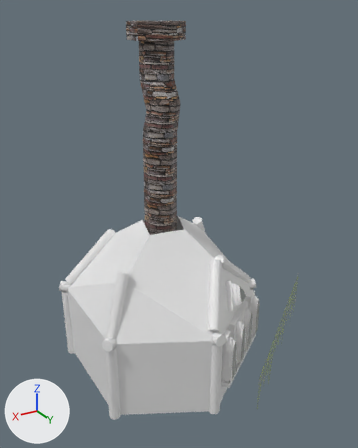
Two versions of the FBX model Assets/models/room.fbx, one commit apart.
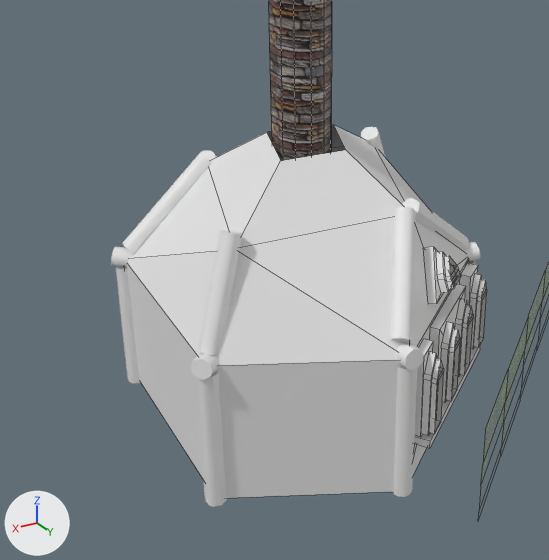
Each version is shown whole from a camera (50 mm lens) standing at (54.4, 102.7, 87.6) and looking at (-2.8, 7.4, 39.9), then close up on the part from 0% to 82% of the width and 33% to 100% of the height. Every picture has the same lights, and +X, +Y and +Z are marked at lower left. The close-ups show mesh edges as thin lines. Where no turn or scale is listed for an object, it has been applied to the vertices. Vertices at the same position are counted once.
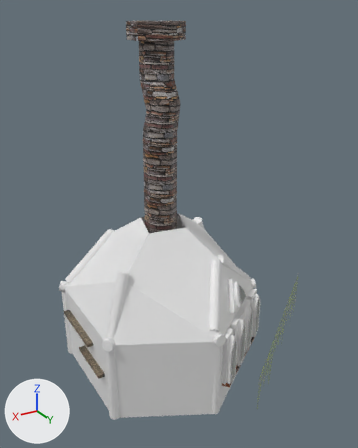
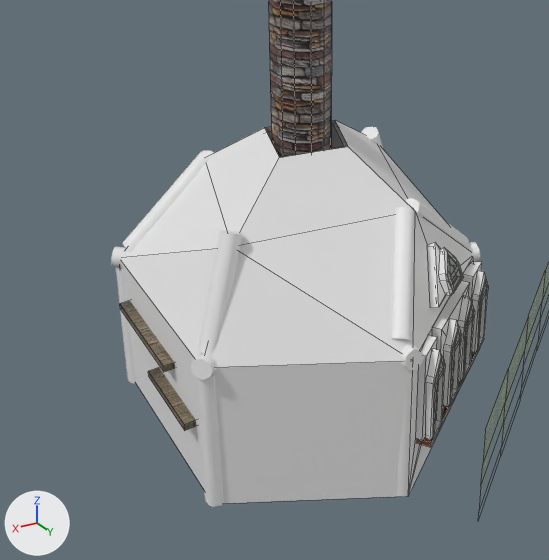
Boxes (x1, y1, x2, y2) around the edits, measured in the close-ups (549 x 560 px):
'Plane', reshaped
    before: (124, 125, 487, 498)
    after: (120, 120, 488, 503)
'Cube.002', added (brown)
    after: (120, 301, 175, 372)
'Cube.003', added (brown)
    after: (148, 368, 196, 430)
'Cube', recoloured
    both: (414, 345, 480, 448)
part 1 of me_plane, added
    after: (120, 120, 488, 503)

The change, as a list of edits to the scene's bpy script:
```text
Add img_00033_3674917760_png:
    img_00033_3674917760_png = load_image('00033-3674917760.png', '../textures/00033-3674917760.png', 512, 512, 'sRGB')
Add img_1000_f_216837979_bj7oi9mclowqr7iou9qmr6r1zshll2zm_jpg:
    img_1000_f_216837979_bj7oi9mclowqr7iou9qmr6r1zshll2zm_jpg = load_image('1000_F_216837979_bj7oi9MCLowQR7iou9QMR6R1zShLL2zm.jpg', '../textures/1000_F_216837979_bj7oi9MCLowQR7iou9QMR6R1zShLL2zm.jpg', 1000, 638, 'sRGB')
Add mat_material_001:
    mat_material_001 = principled_material('Material.001')
    mat_material_001.texture = img_00033_3674917760_png
Add mat_material_003:
    mat_material_003 = principled_material('Material.003')
    mat_material_003.texture = img_1000_f_216837979_bj7oi9mclowqr7iou9qmr6r1zshll2zm_jpg
Change me_plane:
    used by ob_plane; location = (-0.8, 1.5, -1.3)
    remove me_plane.from_pydata(...)  # 215 vertices, 183 faces; spans x -22.2..21.5, y -25.6..27.4, z -0.1..39.5
    add me_plane.from_pydata(...)  # 430 vertices, 366 faces; spans x -22.8..22.1, y -26.2..27.8, z -0.5..40.1
    me_plane part 1: a new loose piece of 215 vertices spanning x -22.8..22.1, y -26.2..27.8, z -0.5..40.1
Change me_cube:
    where me_cube.from_pydata(...)  # 8 vertices, 6 faces; spans x -10.3..13.6, y -12.6..7.8, z -0.6..0.6
    add me_cube.materials.append(mat_material_001)  # picture img_00033_3674917760_png
Add me_cube_003:
    me_cube_003.from_pydata(...)  # a box spanning x -3.29..2.12, y -6.27..6.27, z -0.46..0.46
    me_cube_003.materials.append(mat_material_003)  # picture img_1000_f_216837979_bj7oi9mclowqr7iou9qmr6r1zshll2zm_jpg
Add me_cube_002:
    me_cube_002.from_pydata(...)  # a box spanning x -3.3..2.1, y -8.4..8.4, z -0.5..0.5
    me_cube_002.materials.append(mat_material_003)  # picture img_1000_f_216837979_bj7oi9mclowqr7iou9qmr6r1zshll2zm_jpg
Add ob_cube_003:
    ob_cube_003 = bpy.data.objects.new('Cube.003', me_cube_003)
    ob_cube_003.location = (20.6, 6.8, 8.5)
Add ob_cube_002:
    ob_cube_002 = bpy.data.objects.new('Cube.002', me_cube_002)
    ob_cube_002.location = (20.6, -1.3, 13.5)
```
